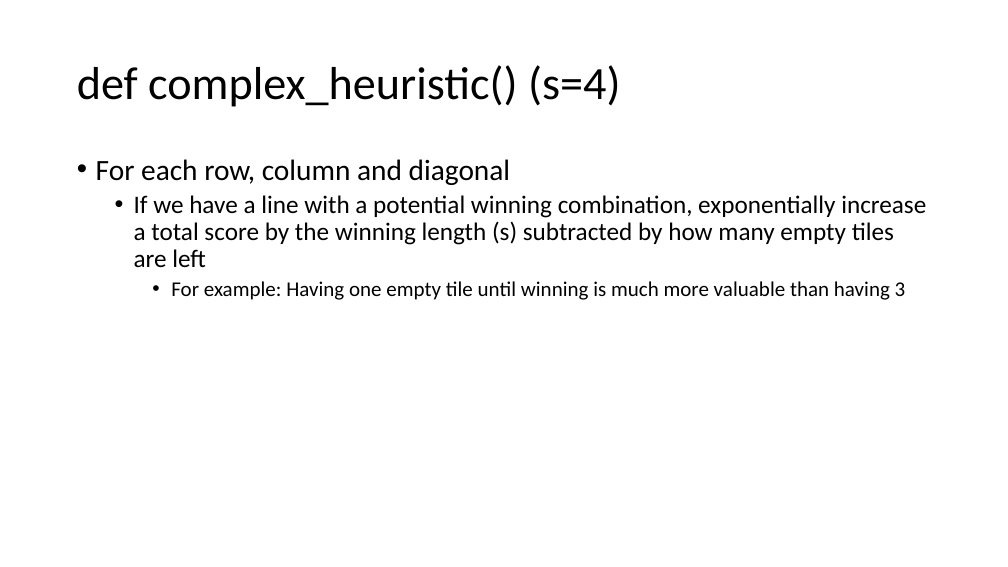
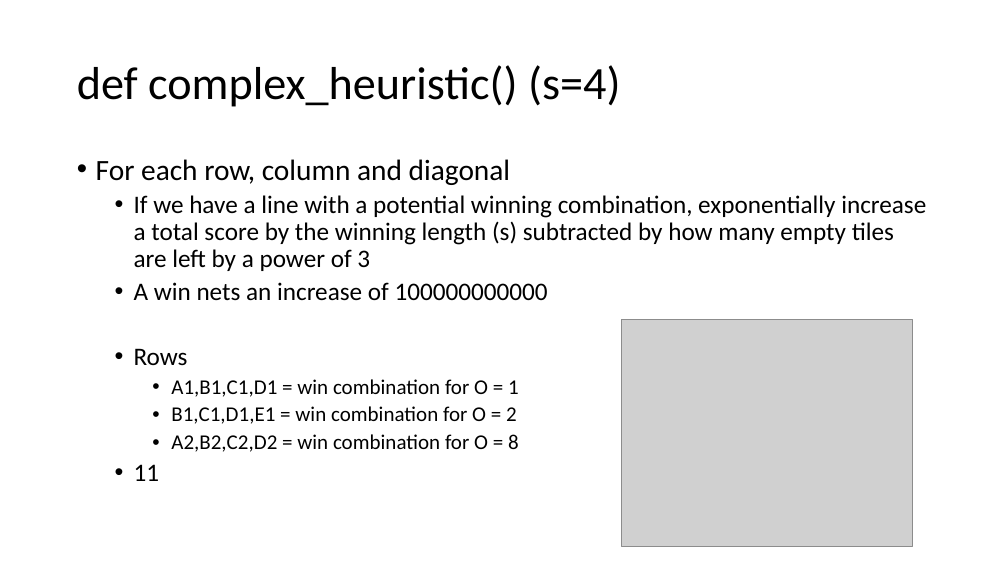
Before and after one commit to jaredcohen1998/comp472-miniproject2, a slide deck: slide 21 of powerpoint.pptx (slide 20 before the commit). Drawn at 1008x567 pixels with LibreOffice and Linux fonts; fonts in the diff are those of the drawing; grey boxes stand for pictures. Boxes give left, top, right and bottom in pixels: in the first picture for what was removed or moved away, otherwise in the second. Text is boxed around its words. In the diff, an @@ line names an element or a change of style, - is before the commit and + after.

Commit message:
Update powerpoint

```diff
--- a/powerpoint.pptx
+++ b/powerpoint.pptx
@@ text at box(134, 195, 926, 481): text changed @@
-  • If we have a line with a potential winning combination, exponentially increase a total score by the winning length (s) subtracted by how many empty tiles are left
-    • For example: Having one empty tile until winning is much more valuable than having 3
+  • If we have a line with a potential winning combination, exponentially increase a total score by the winning length (s) subtracted by how many empty tiles are left by a power of 3
+  • A win nets an increase of 100000000000
+  • Rows
+    • A1,B1,C1,D1 = win combination for O = 1
+    • B1,C1,D1,E1 = win combination for O = 2
+    • A2,B2,C2,D2 = win combination for O = 8
+  • 11
@@ picture added at box(622, 319, 913, 546) @@
```
Also in this commit, not shown: 2 other slides changed, 2 slides added.
